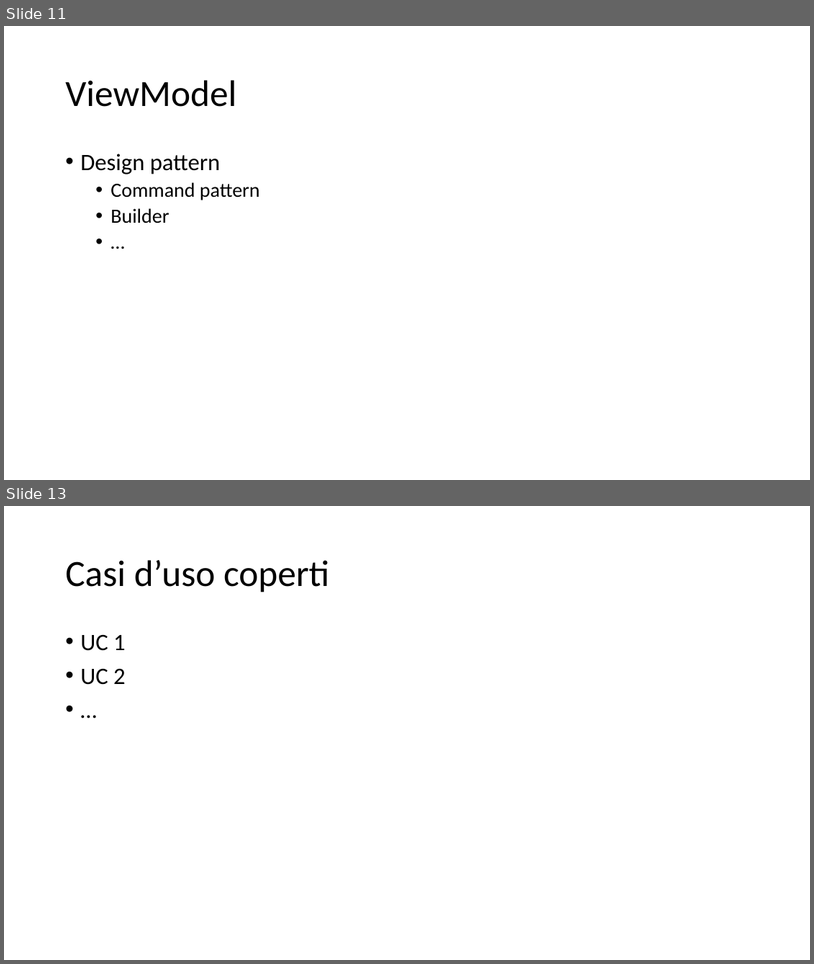
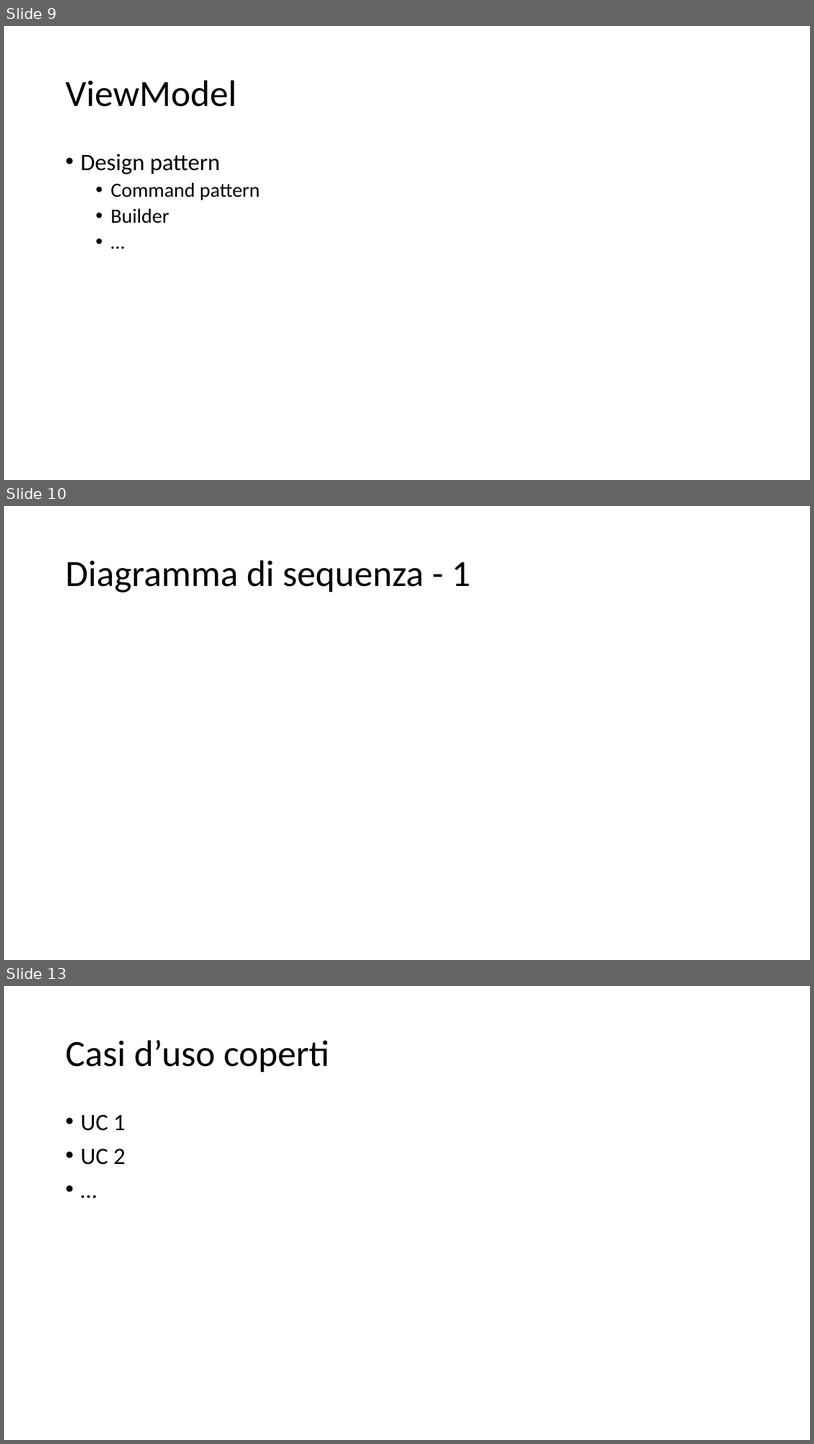
Before and after one commit to Italiaracerx/progettoSWE, a slide deck: Presentazioni/Presentazioni PB/Presentazione PB.pptx. Shown one above the other, each under a label of ours: slides 11 and 13 before the commit, slides 9, 10 and 13 after it; the slides between them are not shown. The pictures are 814x964 and 814x1444 pixels, drawn with LibreOffice and Linux fonts; fonts in the diff are those of the drawing. Boxes give left, top, right and bottom in pixels: in the first picture for what was removed or moved away, otherwise in the second. Text is boxed around its words. In the diff, an @@ line names an element or a change of style, - is before the commit and + after.

```diff
--- a/Presentazioni/Presentazioni PB/Presentazione PB.pptx
+++ b/Presentazioni/Presentazioni PB/Presentazione PB.pptx
@@ slide 10 added at box(4, 506, 810, 960), background #FFFFFF @@
@@ title added at box(65, 560, 471, 592), 44 pt, text #000000 @@
+Diagramma di sequenza - 1
@@ what was slide 11 is now slide 9 @@
```
Also in this commit, not shown: 2 slides changed, 1 other slide added, 2 slides removed.
